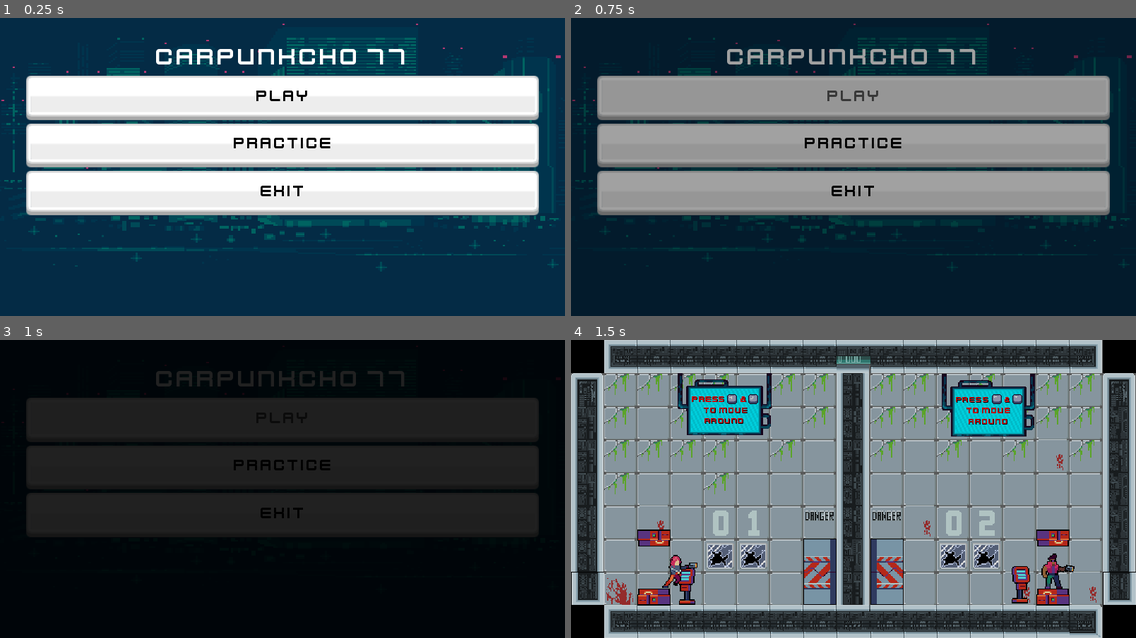
Above: before the commit, frames 1-4 (two rows, left to right).
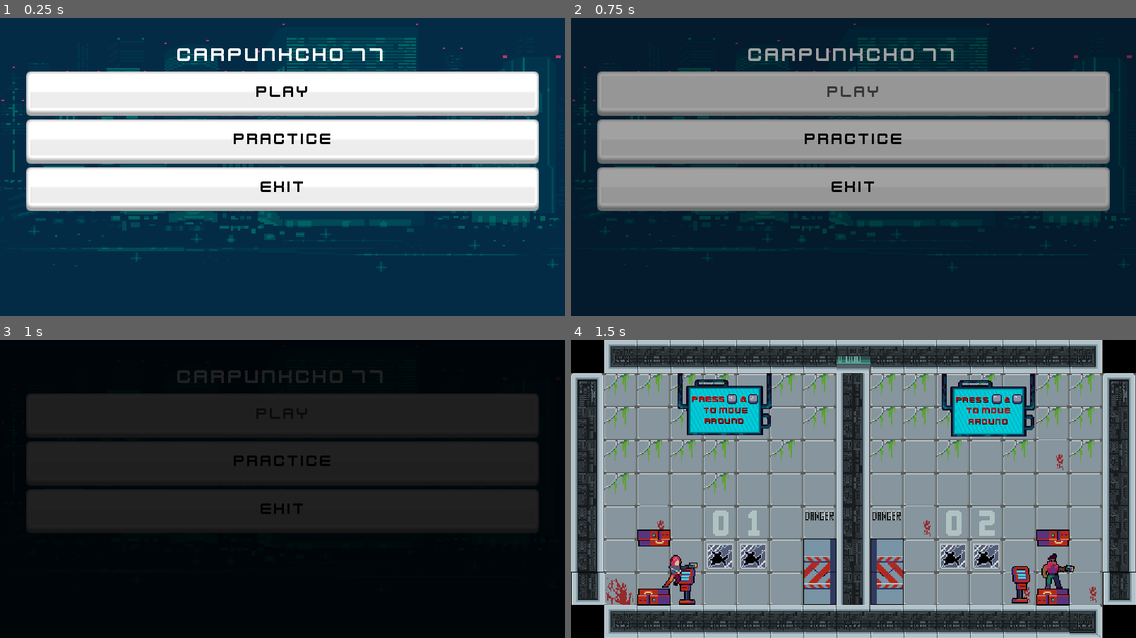
Above: after the commit, the same moments.

Repository: Pepereiram/carpincho-repo
Game: Godot game, scene res://menu/Mainmenu.tscn
Two runs of this game, one before a commit and one after it. Both use one fixed random seed, a clock stepped at 60 frames per second and the inputs below.
Inputs:
- Up to frame 1 (0.25 s): no input
- Up to frame 2 (0.75 s): click "Play" at 0.5 s
- Up to frame 3 (1 s): no input
- Up to frame 4 (1.5 s): tap A (move_left) at 1.25 s; hold D (move_right) from 1.28 s (still down); tap Down (apuntar_abajo2) at 1.35 s

The runs differ from the first frame. In frame 1, 15% of the frame differs, in the area x 4-96%, y 10-67%; in frame 2, 14%; in frame 3, 5.0%; in frame 4, nothing differs.

Commit message:
creditos :p

Diff:
--- a/project/menu/credits/NewCredits.tscn
+++ b/project/menu/credits/NewCredits.tscn
@@ -1,6 +1,6 @@
 [gd_scene load_steps=4 format=2]
 
-[ext_resource path="res://menu/ui/kenneyUI.tres" type="Theme" id=1]
+[ext_resource path="res://menu/ui/kenneyUI-blue.tres" type="Theme" id=1]
 [ext_resource path="res://menu/cyberpunk-street-files/PNG/layers/far-buildings.png" type="Texture" id=2]
 [ext_resource path="res://menu/credits/credits.gd" type="Script" id=3]
 
@@ -19,379 +19,348 @@
 margin_bottom = 288.0
 
 [node name="CreditsContainer" type="VBoxContainer" parent="ScrollContainer"]
-margin_left = 152.0
-margin_right = 380.0
-margin_bottom = 778.0
+margin_left = 1.0
+margin_right = 531.0
+margin_bottom = 1093.0
 size_flags_horizontal = 6
+size_flags_stretch_ratio = 0.0
 theme = ExtResource( 1 )
 
 [node name="Credits" type="Label" parent="ScrollContainer/CreditsContainer"]
-margin_right = 228.0
-margin_bottom = 14.0
+margin_right = 530.0
+margin_bottom = 23.0
 text = "CREDITS"
 align = 1
 
 [node name="first_Separator" type="HSeparator" parent="ScrollContainer/CreditsContainer"]
-margin_top = 18.0
-margin_right = 228.0
-margin_bottom = 22.0
+margin_top = 27.0
+margin_right = 530.0
+margin_bottom = 31.0
 
 [node name="Credits2" type="Label" parent="ScrollContainer/CreditsContainer"]
-margin_top = 26.0
-margin_right = 228.0
-margin_bottom = 40.0
+margin_top = 35.0
+margin_right = 530.0
+margin_bottom = 58.0
 text = "DIRECTION"
 align = 1
 
 [node name="first_Separator2" type="HSeparator" parent="ScrollContainer/CreditsContainer"]
-margin_top = 44.0
-margin_right = 228.0
-margin_bottom = 48.0
+margin_top = 62.0
+margin_right = 530.0
+margin_bottom = 66.0
 
 [node name="Credits3" type="Label" parent="ScrollContainer/CreditsContainer"]
-margin_top = 52.0
-margin_right = 228.0
-margin_bottom = 66.0
-theme = ExtResource( 1 )
+margin_top = 70.0
+margin_right = 530.0
+margin_bottom = 93.0
 text = "Alejandra nose"
 align = 1
 
 [node name="Credits4" type="Label" parent="ScrollContainer/CreditsContainer"]
-margin_top = 70.0
-margin_right = 228.0
-margin_bottom = 84.0
-theme = ExtResource( 1 )
+margin_top = 97.0
+margin_right = 530.0
+margin_bottom = 120.0
 text = "Jose Pereira"
 align = 1
 
 [node name="Credits5" type="Label" parent="ScrollContainer/CreditsContainer"]
-margin_top = 88.0
-margin_right = 228.0
-margin_bottom = 102.0
+margin_top = 124.0
+margin_right = 530.0
+margin_bottom = 147.0
 text = "Tomas Araya"
 align = 1
 
 [node name="first_Separator3" type="HSeparator" parent="ScrollContainer/CreditsContainer"]
-margin_top = 106.0
-margin_right = 228.0
-margin_bottom = 110.0
+margin_top = 151.0
+margin_right = 530.0
+margin_bottom = 155.0
 
 [node name="Credits6" type="Label" parent="ScrollContainer/CreditsContainer"]
-margin_top = 114.0
-margin_right = 228.0
-margin_bottom = 128.0
-theme = ExtResource( 1 )
+margin_top = 159.0
+margin_right = 530.0
+margin_bottom = 182.0
 text = "PROGRAMERS"
 align = 1
 
 [node name="first_Separator4" type="HSeparator" parent="ScrollContainer/CreditsContainer"]
-margin_top = 132.0
-margin_right = 228.0
-margin_bottom = 136.0
+margin_top = 186.0
+margin_right = 530.0
+margin_bottom = 190.0
 
 [node name="Credits7" type="Label" parent="ScrollContainer/CreditsContainer"]
-margin_top = 140.0
-margin_right = 228.0
-margin_bottom = 154.0
-theme = ExtResource( 1 )
+margin_top = 194.0
+margin_right = 530.0
+margin_bottom = 217.0
 text = "Jose Pereira"
 align = 1
 
 [node name="Credits8" type="Label" parent="ScrollContainer/CreditsContainer"]
-margin_top = 158.0
-margin_right = 228.0
-margin_bottom = 172.0
-theme = ExtResource( 1 )
+margin_top = 221.0
+margin_right = 530.0
+margin_bottom = 244.0
 text = "Tomas Araya"
 align = 1
 
 [node name="HSeparator2" type="HSeparator" parent="ScrollContainer/CreditsContainer"]
-margin_top = 176.0
-margin_right = 228.0
-margin_bottom = 180.0
+margin_top = 248.0
+margin_right = 530.0
+margin_bottom = 252.0
 
 [node name="Music" type="Label" parent="ScrollContainer/CreditsContainer"]
-margin_top = 184.0
-margin_right = 228.0
-margin_bottom = 198.0
-theme = ExtResource( 1 )
+margin_top = 256.0
+margin_right = 530.0
+margin_bottom = 279.0
 text = "MUSIC"
 align = 1
 
 [node name="HSeparator3" type="HSeparator" parent="ScrollContainer/CreditsContainer"]
-margin_top = 202.0
-margin_right = 228.0
-margin_bottom = 206.0
+margin_top = 283.0
+margin_right = 530.0
+margin_bottom = 287.0
 
 [node name="Music2" type="Label" parent="ScrollContainer/CreditsContainer"]
-margin_top = 210.0
-margin_right = 228.0
-margin_bottom = 224.0
-theme = ExtResource( 1 )
+margin_top = 291.0
+margin_right = 530.0
+margin_bottom = 314.0
 text = "Space Music Pack"
 align = 1
 
 [node name="Music3" type="Label" parent="ScrollContainer/CreditsContainer"]
-margin_top = 228.0
-margin_right = 228.0
-margin_bottom = 242.0
-theme = ExtResource( 1 )
+margin_top = 318.0
+margin_right = 530.0
+margin_bottom = 341.0
 text = "Goose Ninja"
 align = 1
 
 [node name="HSeparator4" type="HSeparator" parent="ScrollContainer/CreditsContainer"]
-margin_top = 246.0
-margin_right = 228.0
-margin_bottom = 250.0
+margin_top = 345.0
+margin_right = 530.0
+margin_bottom = 349.0
 
 [node name="sfx" type="Label" parent="ScrollContainer/CreditsContainer"]
-margin_top = 254.0
-margin_right = 228.0
-margin_bottom = 268.0
-theme = ExtResource( 1 )
+margin_top = 353.0
+margin_right = 530.0
+margin_bottom = 376.0
 text = "SFX"
 align = 1
 
 [node name="HSeparator5" type="HSeparator" parent="ScrollContainer/CreditsContainer"]
-margin_top = 272.0
-margin_right = 228.0
-margin_bottom = 276.0
+margin_top = 380.0
+margin_right = 530.0
+margin_bottom = 384.0
 
 [node name="Music5" type="Label" parent="ScrollContainer/CreditsContainer"]
-margin_top = 280.0
-margin_right = 228.0
-margin_bottom = 294.0
-theme = ExtResource( 1 )
+margin_top = 388.0
+margin_right = 530.0
+margin_bottom = 411.0
 text = "200 Free SFX"
 align = 1
 
 [node name="Music6" type="Label" parent="ScrollContainer/CreditsContainer"]
-margin_top = 298.0
-margin_right = 228.0
-margin_bottom = 312.0
-theme = ExtResource( 1 )
+margin_top = 415.0
+margin_right = 530.0
+margin_bottom = 438.0
 text = "Kronbits"
 align = 1
 
 [node name="HSeparator" type="HSeparator" parent="ScrollContainer/CreditsContainer"]
-margin_top = 316.0
-margin_right = 228.0
-margin_bottom = 320.0
+margin_top = 442.0
+margin_right = 530.0
+margin_bottom = 446.0
 
 [node name="assets" type="Label" parent="ScrollContainer/CreditsContainer"]
-margin_top = 324.0
-margin_right = 228.0
-margin_bottom = 338.0
-theme = ExtResource( 1 )
+margin_top = 450.0
+margin_right = 530.0
+margin_bottom = 473.0
 text = "ASSETS"
 align = 1
 
 [node name="Assets1" type="HSeparator" parent="ScrollContainer/CreditsContainer"]
-margin_top = 342.0
-margin_right = 228.0
-margin_bottom = 346.0
+margin_top = 477.0
+margin_right = 530.0
+margin_bottom = 481.0
 
 [node name="Label3" type="Label" parent="ScrollContainer/CreditsContainer"]
-margin_top = 350.0
-margin_right = 228.0
-margin_bottom = 364.0
-theme = ExtResource( 1 )
+margin_top = 485.0
+margin_right = 530.0
+margin_bottom = 508.0
 text = "Free Guns for Cyberpunk Characters"
 align = 1
 
 [node name="Label4" type="Label" parent="ScrollContainer/CreditsContainer"]
-margin_top = 368.0
-margin_right = 228.0
-margin_bottom = 382.0
-theme = ExtResource( 1 )
+margin_top = 512.0
+margin_right = 530.0
+margin_bottom = 535.0
 text = "craftpix"
 align = 1
 
 [node name="Assets2" type="HSeparator" parent="ScrollContainer/CreditsContainer"]
-margin_top = 386.0
-margin_right = 228.0
-margin_bottom = 390.0
+margin_top = 539.0
+margin_right = 530.0
+margin_bottom = 543.0
 
 [node name="Label5" type="Label" parent="ScrollContainer/CreditsContainer"]
-margin_top = 394.0
-margin_right = 228.0
-margin_bottom = 408.0
-theme = ExtResource( 1 )
+margin_top = 547.0
+margin_right = 530.0
+margin_bottom = 570.0
 text = "Free 3 Cyberpunk Sprites Pixel Art"
 align = 1
 
 [node name="Label6" type="Label" parent="ScrollContainer/CreditsContainer"]
-margin_top = 412.0
-margin_right = 228.0
-margin_bottom = 426.0
-theme = ExtResource( 1 )
+margin_top = 574.0
+margin_right = 530.0
+margin_bottom = 597.0
 text = "craftpix"
 align = 1
 
 [node name="Assets3" type="HSeparator" parent="ScrollContainer/CreditsContainer"]
-margin_top = 430.0
-margin_right = 228.0
-margin_bottom = 434.0
+margin_top = 601.0
+margin_right = 530.0
+margin_bottom = 605.0
 
 [node name="Label7" type="Label" parent="ScrollContainer/CreditsContainer"]
-margin_top = 438.0
-margin_right = 228.0
-margin_bottom = 452.0
-theme = ExtResource( 1 )
+margin_top = 609.0
+margin_right = 530.0
+margin_bottom = 632.0
 text = "Free Industrial Zone Tileset"
 align = 1
 
 [node name="Label8" type="Label" parent="ScrollContainer/CreditsContainer"]
-margin_top = 456.0
-margin_right = 228.0
-margin_bottom = 470.0
-theme = ExtResource( 1 )
+margin_top = 636.0
+margin_right = 530.0
+margin_bottom = 659.0
 text = "craftpix"
 align = 1
 
 [node name="Assets4" type="HSeparator" parent="ScrollContainer/CreditsContainer"]
-margin_top = 474.0
-margin_right = 228.0
-margin_bottom = 478.0
+margin_top = 663.0
+margin_right = 530.0
+margin_bottom = 667.0
 
 [node name="Label9" type="Label" parent="ScrollContainer/CreditsContainer"]
-margin_top = 482.0
-margin_right = 228.0
-margin_bottom = 496.0
-theme = ExtResource( 1 )
+margin_top = 671.0
+margin_right = 530.0
+margin_bottom = 694.0
 text = "2D Platformer Tileset - Laboratory"
 align = 1
 
 [node name="Label10" type="Label" parent="ScrollContainer/CreditsContainer"]
-margin_top = 500.0
-margin_right = 228.0
-margin_bottom = 514.0
-theme = ExtResource( 1 )
+margin_top = 698.0
+margin_right = 530.0
+margin_bottom = 721.0
 text = "ExceptRea"
 align = 1
 
 [node name="Assets5" type="HSeparator" parent="ScrollContainer/CreditsContainer"]
-margin_top = 518.0
-margin_right = 228.0
-margin_bottom = 522.0
+margin_top = 725.0
+margin_right = 530.0
+margin_bottom = 729.0
 
 [node name="Label11" type="Label" parent="ScrollContainer/CreditsContainer"]
-margin_top = 526.0
-margin_right = 228.0
-margin_bottom = 540.0
-theme = ExtResource( 1 )
+margin_top = 733.0
+margin_right = 530.0
+margin_bottom = 756.0
 text = "Warped City 2"
 align = 1
 
 [node name="Label12" type="Label" parent="ScrollContainer/CreditsContainer"]
-margin_top = 544.0
-margin_right = 228.0
-margin_bottom = 558.0
-theme = ExtResource( 1 )
+margin_top = 760.0
+margin_right = 530.0
+margin_bottom = 783.0
 text = "	ansimuz"
 align = 1
 
 [node name="Assets6" type="HSeparator" parent="ScrollContainer/CreditsContainer"]
-margin_top = 562.0
-margin_right = 228.0
-margin_bottom = 566.0
+margin_top = 787.0
+margin_right = 530.0
+margin_bottom = 791.0
 
 [node name="Label13" type="Label" parent="ScrollContainer/CreditsContainer"]
-margin_top = 570.0
-margin_right = 228.0
-margin_bottom = 584.0
-theme = ExtResource( 1 )
+margin_top = 795.0
+margin_right = 530.0
+margin_bottom = 818.0
 text = "FREE GAME ITEMS PACK 2"
 align = 1
 
 [node name="Label14" type="Label" parent="ScrollContainer/CreditsContainer"]
-margin_top = 588.0
-margin_right = 228.0
-margin_bottom = 602.0
-theme = ExtResource( 1 )
+margin_top = 822.0
+margin_right = 530.0
+margin_bottom = 845.0
 text = "AhNinniah"
 align = 1
 
 [node name="Assets7" type="HSeparator" parent="ScrollContainer/CreditsContainer"]
-margin_top = 606.0
-margin_right = 228.0
-margin_bottom = 610.0
+margin_top = 849.0
+margin_right = 530.0
+margin_bottom = 853.0
 
 [node name="Label15" type="Label" parent="ScrollContainer/CreditsContainer"]
-margin_top = 614.0
-margin_right = 228.0
-margin_bottom = 628.0
-theme = ExtResource( 1 )
+margin_top = 857.0
+margin_right = 530.0
+margin_bottom = 880.0
 text = "Critters - Lazy River Tileset"
 align = 1
 
 [node name="Label16" type="Label" parent="ScrollContainer/CreditsContainer"]
-margin_top = 632.0
-margin_right = 228.0
-margin_bottom = 646.0
-theme = ExtResource( 1 )
+margin_top = 884.0
+margin_right = 530.0
+margin_bottom = 907.0
 text = " FoozleCC"
 align = 1
 
 [node name="Assets8" type="HSeparator" parent="ScrollContainer/CreditsContainer"]
-margin_top = 650.0
-margin_right = 228.0
-margin_bottom = 654.0
+margin_top = 911.0
+margin_right = 530.0
+margin_bottom = 915.0
 
 [node name="Label17" type="Label" parent="ScrollContainer/CreditsContainer"]
-margin_top = 658.0
-margin_right = 228.0
-margin_bottom = 672.0
-theme = ExtResource( 1 )
+margin_top = 919.0
+margin_right = 530.0
+margin_bottom = 942.0
 text = "Charlie The Capybara"
 align = 1
 
 [node name="Label18" type="Label" parent="ScrollContainer/CreditsContainer"]
-margin_top = 676.0
-margin_right = 228.0
-margin_bottom = 690.0
-theme = ExtResource( 1 )
+margin_top = 946.0
+margin_right = 530.0
+margin_bottom = 969.0
 text = "niffirgGames"
 align = 1
 
 [node name="Assets9" type="HSeparator" parent="ScrollContainer/CreditsContainer"]
-margin_top = 694.0
-margin_right = 228.0
-margin_bottom = 698.0
+margin_top = 973.0
+margin_right = 530.0
+margin_bottom = 977.0
 
 [node name="Label19" type="Label" parent="ScrollContainer/CreditsContainer"]
-margin_top = 702.0
-margin_right = 228.0
-margin_bottom = 716.0
-theme = ExtResource( 1 )
+margin_top = 981.0
+margin_right = 530.0
+margin_bottom = 1004.0
 text = "UI Buttons"
 align = 1
 
 [node name="Label20" type="Label" parent="ScrollContainer/CreditsContainer"]
-margin_top = 720.0
-margin_right = 228.0
-margin_bottom = 734.0
-theme = ExtResource( 1 )
+margin_top = 1008.0
+margin_right = 530.0
+margin_bottom = 1031.0
 text = "Kicked-in-Teeth"
 align = 1
 
 [node name="Assets10" type="HSeparator" parent="ScrollContainer/CreditsContainer"]
-margin_top = 738.0
-margin_right = 228.0
-margin_bottom = 742.0
+margin_top = 1035.0
+margin_right = 530.0
+margin_bottom = 1039.0
 
 [node name="Label21" type="Label" parent="ScrollContainer/CreditsContainer"]
-margin_top = 746.0
-margin_right = 228.0
-margin_bottom = 760.0
-theme = ExtResource( 1 )
+margin_top = 1043.0
+margin_right = 530.0
+margin_bottom = 1066.0
 text = "Kenneys-ui-theme"
 align = 1
 
 [node name="Label22" type="Label" parent="ScrollContainer/CreditsContainer"]
-margin_top = 764.0
-margin_right = 228.0
-margin_bottom = 778.0
-theme = ExtResource( 1 )
+margin_top = 1070.0
+margin_right = 530.0
+margin_bottom = 1093.0
 text = "azagaya"
 align = 1
--- a/project/menu/credits/credits.tscn
+++ b/project/menu/credits/credits.tscn
@@ -9,72 +9,72 @@
 script = ExtResource( 2 )
 
 [node name="ScrollContainer" type="ScrollContainer" parent="."]
-margin_left = 186.0
-margin_right = 358.0
+margin_left = 164.0
+margin_right = 379.0
 margin_bottom = 288.0
 size_flags_horizontal = 4
 scroll_horizontal_enabled = false
 
 [node name="CreditsContainer" type="VBoxContainer" parent="ScrollContainer"]
-margin_right = 172.0
-margin_bottom = 98.0
+margin_right = 215.0
+margin_bottom = 128.0
 size_flags_horizontal = 6
 theme = ExtResource( 1 )
 
 [node name="Label" type="Label" parent="ScrollContainer/CreditsContainer"]
-margin_right = 172.0
-margin_bottom = 9.0
+margin_right = 215.0
+margin_bottom = 14.0
 theme_type_variation = "BigLabel"
 text = "Credits"
 align = 1
 
 [node name="HSeparator" type="HSeparator" parent="ScrollContainer/CreditsContainer"]
-margin_top = 13.0
-margin_right = 172.0
-margin_bottom = 17.0
+margin_top = 18.0
+margin_right = 215.0
+margin_bottom = 22.0
 
 [node name="Label2" type="Label" parent="ScrollContainer/CreditsContainer"]
-margin_top = 21.0
-margin_right = 172.0
-margin_bottom = 30.0
+margin_top = 26.0
+margin_right = 215.0
+margin_bottom = 40.0
 text = "ASSETS"
 align = 1
 
 [node name="HSeparator2" type="HSeparator" parent="ScrollContainer/CreditsContainer"]
-margin_top = 34.0
-margin_right = 172.0
-margin_bottom = 38.0
+margin_top = 44.0
+margin_right = 215.0
+margin_bottom = 48.0
 
 [node name="Label3" type="Label" parent="ScrollContainer/CreditsContainer"]
-margin_top = 42.0
-margin_right = 172.0
-margin_bottom = 51.0
+margin_top = 52.0
+margin_right = 215.0
+margin_bottom = 66.0
 text = "GUNNER - ANIMATED CHARACTER"
 align = 1
 
 [node name="Label4" type="Label" parent="ScrollContainer/CreditsContainer"]
-margin_top = 55.0
-margin_right = 172.0
-margin_bottom = 64.0
+margin_top = 70.0
+margin_right = 215.0
+margin_bottom = 84.0
 text = "secrethideout.itch.io"
 align = 1
 
 [node name="HSeparator3" type="HSeparator" parent="ScrollContainer/CreditsContainer"]
-margin_top = 68.0
-margin_right = 172.0
-margin_bottom = 72.0
+margin_top = 88.0
+margin_right = 215.0
+margin_bottom = 92.0
 theme_type_variation = "SmallHSeparator"
 
 [node name="Label6" type="Label" parent="ScrollContainer/CreditsContainer"]
-margin_top = 76.0
-margin_right = 172.0
-margin_bottom = 85.0
+margin_top = 96.0
+margin_right = 215.0
+margin_bottom = 110.0
 text = "quaver"
 align = 1
 
 [node name="Label5" type="Label" parent="ScrollContainer/CreditsContainer"]
-margin_top = 89.0
-margin_right = 172.0
-margin_bottom = 98.0
+margin_top = 114.0
+margin_right = 215.0
+margin_bottom = 128.0
 text = "caffinate.itch.io"
 align = 1
--- /dev/null
+++ b/project/menu/credits/dancing_animation1.tscn
@@ -0,0 +1,186 @@
+[gd_scene load_steps=7 format=2]
+
+[ext_resource path="res://assets/sprites/cyberpunk char/2 Punk/anim1rojo.png" type="Texture" id=1]
+
+[sub_resource type="Animation" id=1]
+length = 0.001
+tracks/0/type = "value"
+tracks/0/path = NodePath("Sprite:hframes")
+tracks/0/interp = 1
+tracks/0/loop_wrap = true
+tracks/0/imported = false
+tracks/0/enabled = true
+tracks/0/keys = {
+"times": PoolRealArray( 0 ),
+"transitions": PoolRealArray( 1 ),
+"update": 0,
+"values": [ 6 ]
+}
+tracks/1/type = "value"
+tracks/1/path = NodePath("Sprite:vframes")
+tracks/1/interp = 1
+tracks/1/loop_wrap = true
+tracks/1/imported = false
+tracks/1/enabled = true
+tracks/1/keys = {
+"times": PoolRealArray( 0 ),
+"transitions": PoolRealArray( 1 ),
+"update": 0,
+"values": [ 3 ]
+}
+tracks/2/type = "value"
+tracks/2/path = NodePath("Sprite:frame")
+tracks/2/interp = 1
+tracks/2/loop_wrap = true
+tracks/2/imported = false
+tracks/2/enabled = true
+tracks/2/keys = {
+"times": PoolRealArray( 0 ),
+"transitions": PoolRealArray( 1 ),
+"update": 0,
+"values": [ 4 ]
+}
+
+[sub_resource type="Animation" id=2]
+resource_name = "jump_owo"
+length = 0.4
+loop = true
+tracks/0/type = "value"
+tracks/0/path = NodePath("Sprite:hframes")
+tracks/0/interp = 1
+tracks/0/loop_wrap = true
+tracks/0/imported = false
+tracks/0/enabled = true
+tracks/0/keys = {
+"times": PoolRealArray( 0 ),
+"transitions": PoolRealArray( 1 ),
+"update": 1,
+"values": [ 6 ]
+}
+tracks/1/type = "value"
+tracks/1/path = NodePath("Sprite:vframes")
+tracks/1/interp = 1
+tracks/1/loop_wrap = true
+tracks/1/imported = false
+tracks/1/enabled = true
+tracks/1/keys = {
+"times": PoolRealArray( 0 ),
+"transitions": PoolRealArray( 1 ),
+"update": 1,
+"values": [ 3 ]
+}
+tracks/2/type = "value"
+tracks/2/path = NodePath("Sprite:frame")
+tracks/2/interp = 1
+tracks/2/loop_wrap = true
+tracks/2/imported = false
+tracks/2/enabled = true
+tracks/2/keys = {
+"times": PoolRealArray( 0, 0.1, 0.2, 0.3 ),
+"transitions": PoolRealArray( 1, 1, 1, 1 ),
+"update": 1,
+"values": [ 1, 2, 3, 4 ]
+}
+
+[sub_resource type="Animation" id=3]
+resource_name = "run"
+length = 0.5
+loop = true
+tracks/0/type = "value"
+tracks/0/path = NodePath("Sprite:hframes")
+tracks/0/interp = 1
+tracks/0/loop_wrap = true
+tracks/0/imported = false
+tracks/0/enabled = true
+tracks/0/keys = {
+"times": PoolRealArray( 0 ),
+"transitions": PoolRealArray( 1 ),
+"update": 1,
+"values": [ 6 ]
+}
+tracks/1/type = "value"
+tracks/1/path = NodePath("Sprite:vframes")
+tracks/1/interp = 1
+tracks/1/loop_wrap = true
+tracks/1/imported = false
+tracks/1/enabled = true
+tracks/1/keys = {
+"times": PoolRealArray( 0 ),
+"transitions": PoolRealArray( 1 ),
+"update": 1,
+"values": [ 3 ]
+}
+tracks/2/type = "value"
+tracks/2/path = NodePath("Sprite:frame")
+tracks/2/interp = 1
+tracks/2/loop_wrap = true
+tracks/2/imported = false
+tracks/2/enabled = true
+tracks/2/keys = {
+"times": PoolRealArray( 0, 0.1, 0.2, 0.3, 0.4, 0.5, 0.6 ),
+"transitions": PoolRealArray( 1, 1, 1, 1, 1, 1, 1 ),
+"update": 1,
+"values": [ 5, 6, 7, 8, 9, 10, 11 ]
+}
+
+[sub_resource type="Animation" id=4]
+resource_name = "stop"
+length = 0.2
+loop = true
+tracks/0/type = "value"
+tracks/0/path = NodePath("Sprite:hframes")
+tracks/0/interp = 1
+tracks/0/loop_wrap = true
+tracks/0/imported = false
+tracks/0/enabled = true
+tracks/0/keys = {
+"times": PoolRealArray( 0 ),
+"transitions": PoolRealArray( 1 ),
+"update": 1,
+"values": [ 6 ]
+}
+tracks/1/type = "value"
+tracks/1/path = NodePath("Sprite:vframes")
+tracks/1/interp = 1
+tracks/1/loop_wrap = true
+tracks/1/imported = false
+tracks/1/enabled = true
+tracks/1/keys = {
+"times": PoolRealArray( 0 ),
+"transitions": PoolRealArray( 1 ),
+"update": 1,
+"values": [ 3 ]
+}
+tracks/2/type = "value"
+tracks/2/path = NodePath("Sprite:frame")
+tracks/2/interp = 1
+tracks/2/loop_wrap = true
+tracks/2/imported = false
+tracks/2/enabled = true
+tracks/2/keys = {
+"times": PoolRealArray( 0, 0.1, 0.2 ),
+"transitions": PoolRealArray( 1, 1, 1 ),
+"update": 1,
+"values": [ 13, 14, 15 ]
+}
+
+[sub_resource type="AnimationNodeAnimation" id=5]
+animation = "jump_owo"
+
+[node name="dancing_animation1" type="Node2D"]
+
+[node name="Sprite" type="Sprite" parent="."]
+texture = ExtResource( 1 )
+hframes = 6
+vframes = 3
+frame = 4
+
+[node name="AnimationPlayer" type="AnimationPlayer" parent="."]
+anims/RESET = SubResource( 1 )
+anims/jump_owo = SubResource( 2 )
+anims/run = SubResource( 3 )
+anims/stop = SubResource( 4 )
+
+[node name="AnimationTree" type="AnimationTree" parent="."]
+tree_root = SubResource( 5 )
+anim_player = NodePath("../AnimationPlayer")
--- /dev/null
+++ b/project/menu/credits/dancing_animation2.tscn
@@ -0,0 +1,107 @@
+[gd_scene load_steps=7 format=2]
+
+[ext_resource path="res://assets/sprites/cyberpunk char/1 Biker/Biker_run.png" type="Texture" id=1]
+
+[sub_resource type="Animation" id=1]
+length = 0.001
+tracks/0/type = "value"
+tracks/0/path = NodePath("BikerRun:hframes")
+tracks/0/interp = 1
+tracks/0/loop_wrap = true
+tracks/0/imported = false
+tracks/0/enabled = true
+tracks/0/keys = {
+"times": PoolRealArray( 0 ),
+"transitions": PoolRealArray( 1 ),
+"update": 0,
+"values": [ 6 ]
+}
+tracks/1/type = "value"
+tracks/1/path = NodePath("BikerRun:vframes")
+tracks/1/interp = 1
+tracks/1/loop_wrap = true
+tracks/1/imported = false
+tracks/1/enabled = true
+tracks/1/keys = {
+"times": PoolRealArray( 0 ),
+"transitions": PoolRealArray( 1 ),
+"update": 0,
+"values": [ 1 ]
+}
+tracks/2/type = "value"
+tracks/2/path = NodePath("BikerRun:frame")
+tracks/2/interp = 1
+tracks/2/loop_wrap = true
+tracks/2/imported = false
+tracks/2/enabled = true
+tracks/2/keys = {
+"times": PoolRealArray( 0 ),
+"transitions": PoolRealArray( 1 ),
+"update": 0,
+"values": [ 0 ]
+}
+
+[sub_resource type="Animation" id=2]
+resource_name = "jump"
+
+[sub_resource type="Animation" id=3]
+resource_name = "lol"
+length = 0.6
+loop = true
+tracks/0/type = "value"
+tracks/0/path = NodePath("BikerRun:hframes")
+tracks/0/interp = 1
+tracks/0/loop_wrap = true
+tracks/0/imported = false
+tracks/0/enabled = true
+tracks/0/keys = {
+"times": PoolRealArray( 0 ),
+"transitions": PoolRealArray( 1 ),
+"update": 1,
+"values": [ 6 ]
+}
+tracks/1/type = "value"
+tracks/1/path = NodePath("BikerRun:vframes")
+tracks/1/interp = 1
+tracks/1/loop_wrap = true
+tracks/1/imported = false
+tracks/1/enabled = true
+tracks/1/keys = {
+"times": PoolRealArray( 0 ),
+"transitions": PoolRealArray( 1 ),
+"update": 1,
+"values": [ 1 ]
+}
+tracks/2/type = "value"
+tracks/2/path = NodePath("BikerRun:frame")
+tracks/2/interp = 1
+tracks/2/loop_wrap = true
+tracks/2/imported = false
+tracks/2/enabled = true
+tracks/2/keys = {
+"times": PoolRealArray( 0, 0.1, 0.2, 0.3, 0.4, 0.5, 0.6 ),
+"transitions": PoolRealArray( 1, 1, 1, 1, 1, 1, 1 ),
+"update": 1,
+"values": [ 0, 1, 2, 3, 4, 5, 5 ]
+}
+
+[sub_resource type="Animation" id=4]
+resource_name = "stop"
+
+[sub_resource type="AnimationNodeAnimation" id=5]
+
+[node name="dancing_animation2" type="Node2D"]
+
+[node name="BikerRun" type="Sprite" parent="."]
+texture = ExtResource( 1 )
+hframes = 6
+
+[node name="AnimationPlayer" type="AnimationPlayer" parent="."]
+anims/RESET = SubResource( 1 )
+anims/jump = SubResource( 2 )
+anims/lol = SubResource( 3 )
+anims/stop = SubResource( 4 )
+
+[node name="AnimationTree" type="AnimationTree" parent="."]
+tree_root = SubResource( 5 )
+anim_player = NodePath("../AnimationPlayer")
--- a/project/menu/ui/kenneyUI-blue.tres
+++ b/project/menu/ui/kenneyUI-blue.tres
@@ -6,7 +6,7 @@
 font_path = "res://menu/ui/kenvector_future.ttf"
 
 [sub_resource type="DynamicFont" id=31]
-size = 24
+size = 20
 use_mipmaps = true
 use_filter = true
 font_data = SubResource( 32 )
Binary file added: project/assets/sprites/cyberpunk char/2 Punk/anim1rojo.png
Not shown, added: project/assets/sprites/cyberpunk char/2 Punk/anim1rojo.png.import
Not shown, added: project/assets/sprites/cyberpunk char/1 Biker/anim1.zip
Not shown, added: project/assets/sprites/cyberpunk char/2 Punk/anim2.zip
